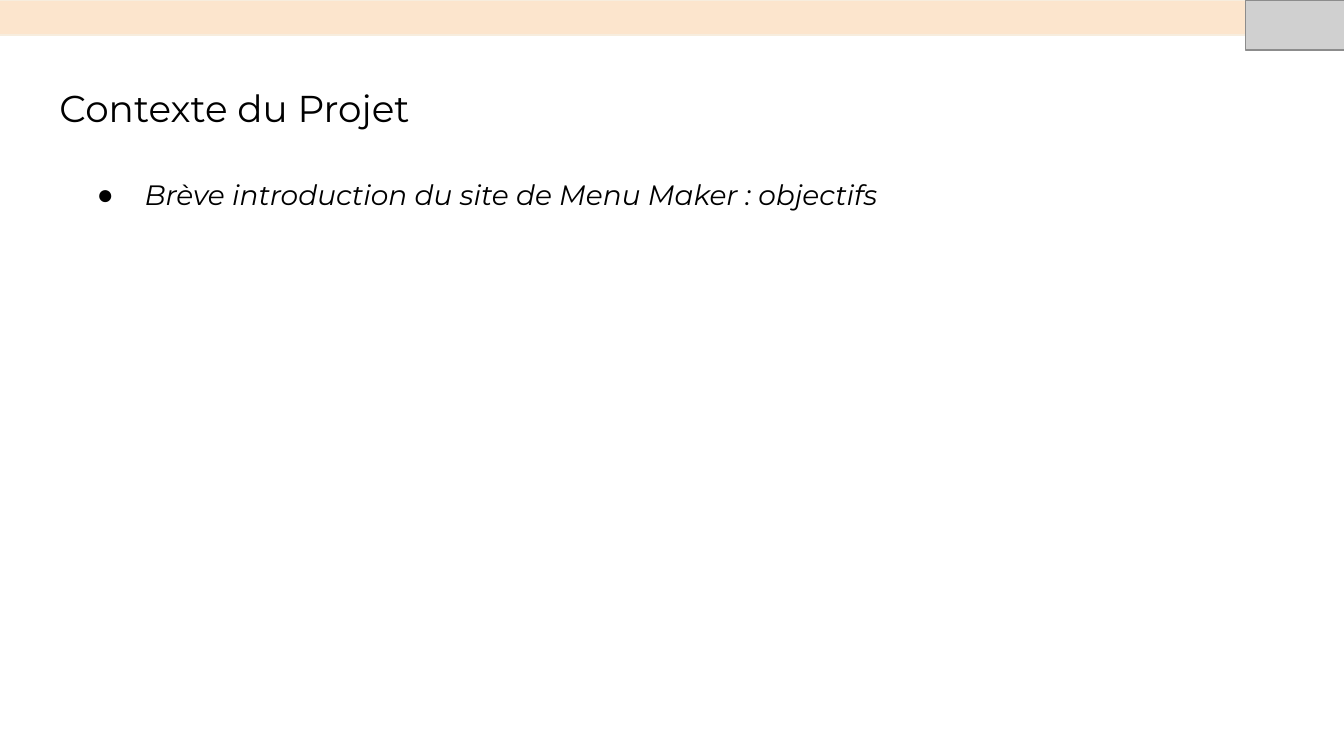
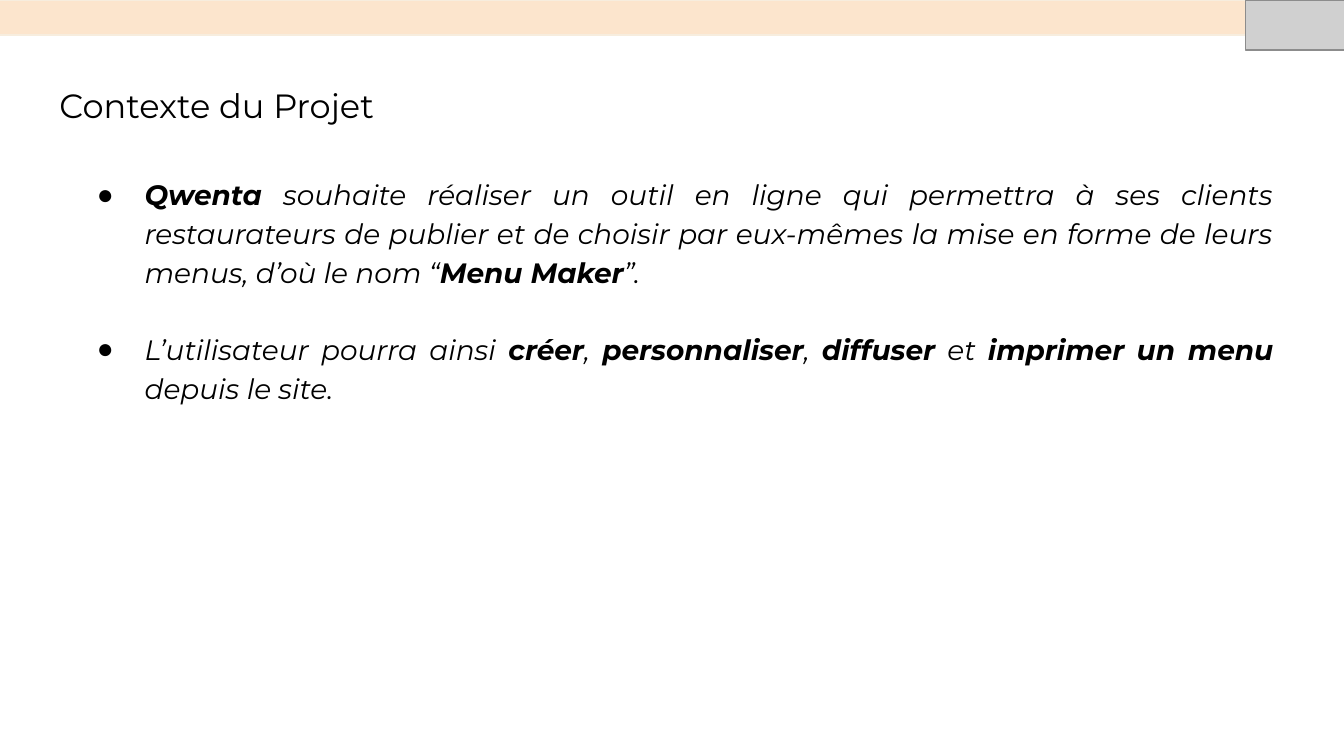
Before and after one commit to sunny-biard/MenuMaker, a slide deck: slide 3 of BIARD_Sunny_4_presentation_052024.pptx. Drawn at 1344x756 pixels with LibreOffice and Linux fonts; fonts in the diff are those of the drawing; grey boxes stand for pictures. Boxes give left, top, right and bottom in pixels: in the first picture for what was removed or moved away, otherwise in the second. Text is boxed around its words. In the diff, an @@ line names an element or a change of style, - is before the commit and + after.

```diff
--- a/BIARD_Sunny_4_presentation_052024.pptx
+++ b/BIARD_Sunny_4_presentation_052024.pptx
@@ title "Contexte du Projet" at box(59, 93, 374, 125): size 20 to 18 pt @@
@@ text at box(145, 184, 1274, 405): text changed @@
-● Brève introduction du site de Menu Maker : objectifs
+● Qwenta souhaite réaliser un outil en ligne qui permettra à ses clients restaurateurs de publier et de choisir par eux-mêmes la mise en forme de leurs menus, d’où le nom “Menu Maker”.
+● L’utilisateur pourra ainsi créer, personnaliser, diffuser et imprimer un menu depuis le site.
```
Also in this commit, not shown: 6 other slides changed, 7 slides added, 10 other files.
